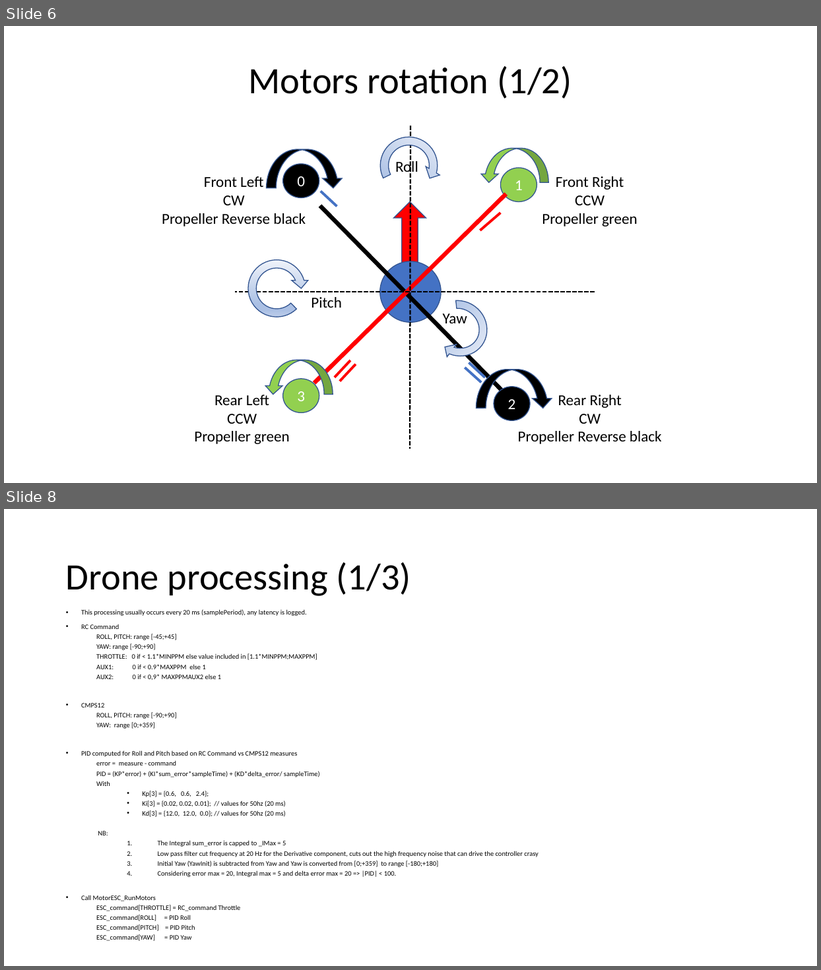
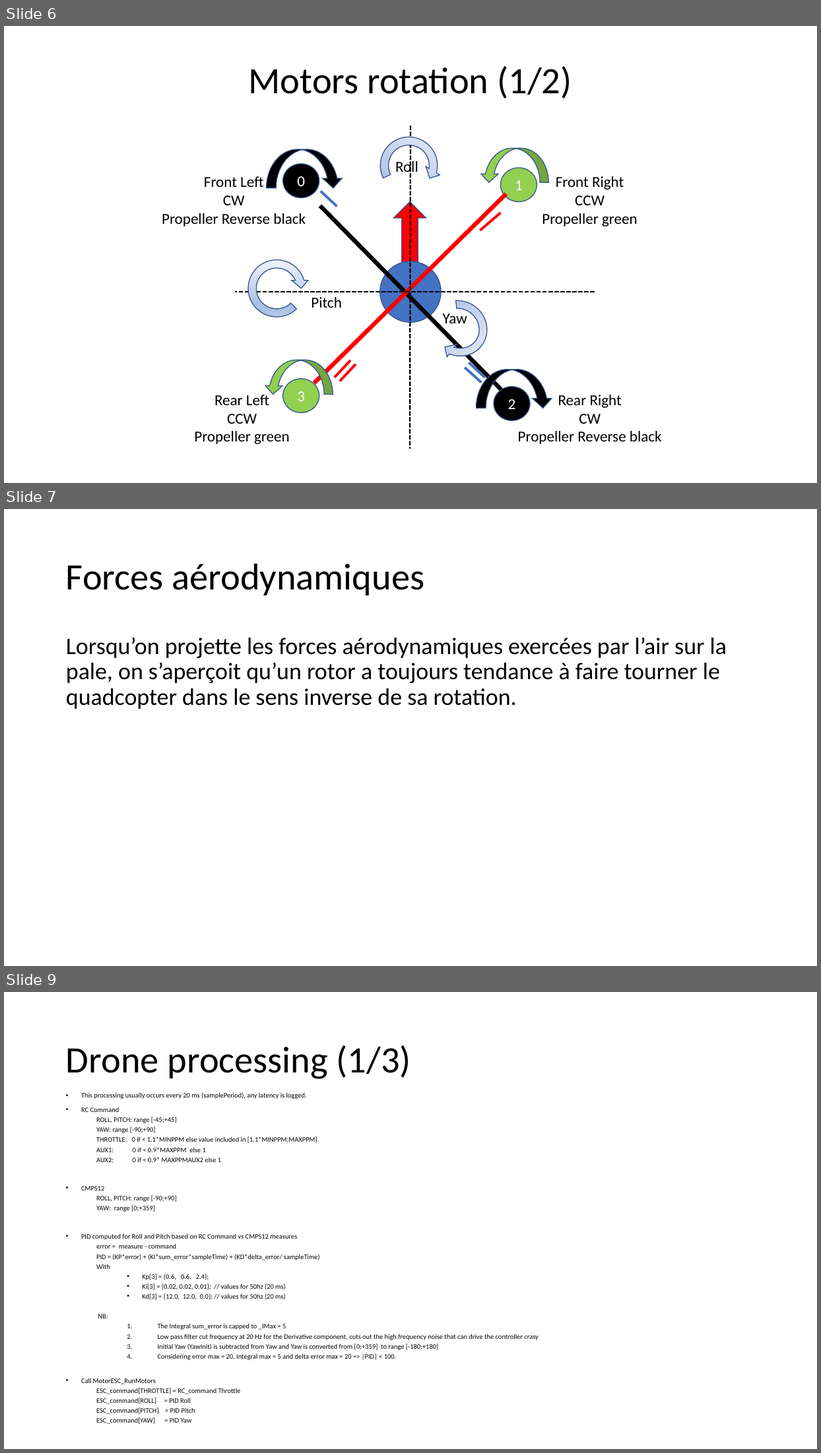
Before and after one commit to RobotEdh/RobotMicroControl, a slide deck: libraries/Diagramm Drone.pptx. Shown one above the other, each under a label of ours: slides 6 and 8 before the commit, slides 6, 7 and 9 after it; the slides between them are not shown. The pictures are 821x970 and 821x1453 pixels, drawn with LibreOffice and Linux fonts; fonts in the diff are those of the drawing. Boxes give left, top, right and bottom in pixels: in the first picture for what was removed or moved away, otherwise in the second. Text is boxed around its words. In the diff, an @@ line names an element or a change of style, - is before the commit and + after.

```diff
--- a/libraries/Diagramm Drone.pptx
+++ b/libraries/Diagramm Drone.pptx
@@ slide 7 added at bbox=[4, 509, 817, 966], background #FFFFFF @@
@@ title added at bbox=[66, 563, 424, 595], 44 pt, text #000000 @@
+Forces aérodynamiques
@@ text added at bbox=[66, 637, 727, 709], 28 pt, text #000000 @@
+Lorsqu’on projette les forces aérodynamiques exercées par l’air sur la pale, on s’aperçoit qu’un rotor a toujours tendance à faire tourner le quadcopter dans le sens inverse de sa rotation.
@@ what was slide 8 is now slide 9 @@
```
Also in this commit, not shown: 2 slides changed, 2 other files.
